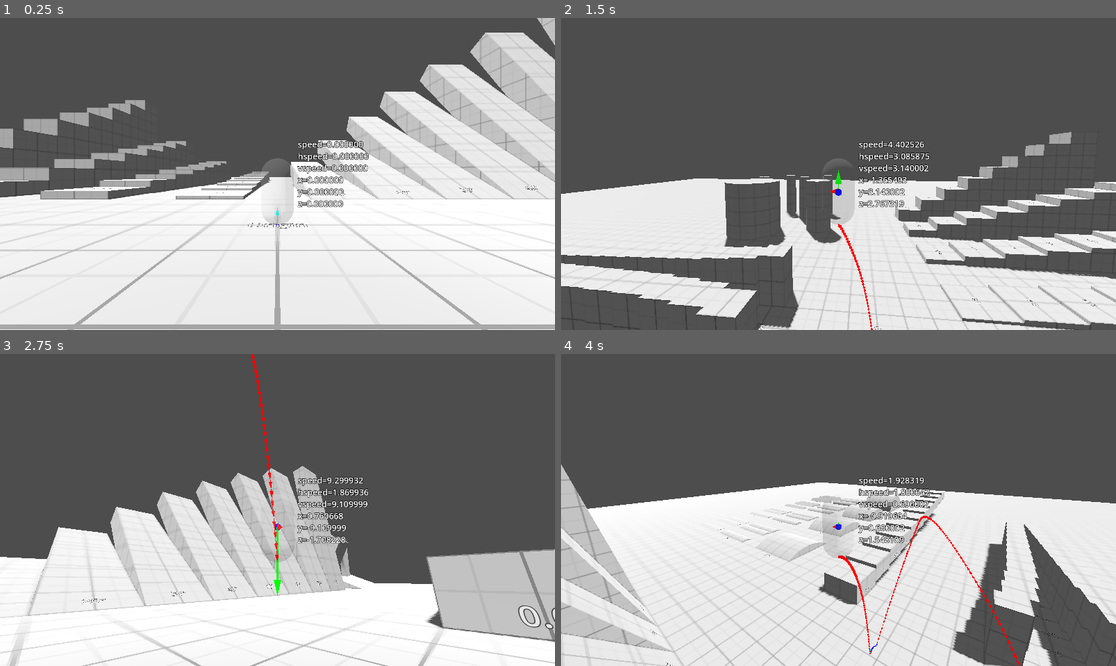
Above: before the commit, frames 1-4 (two rows, left to right).
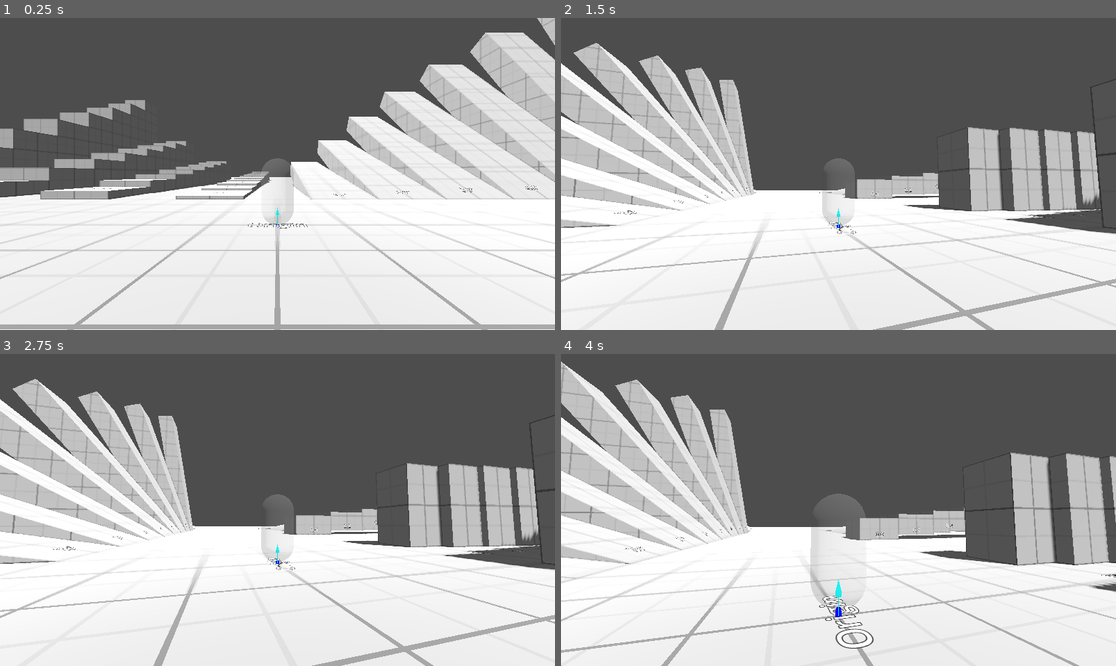
Above: after the commit, the same moments.

Repository: aylanonsense/godot-third-person
Game: Godot game, scene res://main.tscn
Same seed, same stepped clock (60 frames per second), same inputs: the game is played once before the commit and once after it.
Inputs (mouse positions are in pixels of both pictures, inside the frame that each line leads up to):
- Up to frame 1 (0.25 s): no input
- Up to frame 2 (1.5 s): tap Enter at 0.5 s; move the mouse to (866, 174) at 0.52 s; hold Q (move_camera_down, bound only after the commit) 0.53-1.28 s; hold W (move_forward) from 0.53 s (still down); tap = (frame_step, bound only after the commit) at 0.6 s; tap Space (jump) at 0.77, 1.07 s; move the mouse to (810, 174) at 1.27 s; tap Q (move_camera_down, bound only after the commit) at 1.35 s
- Up to frame 3 (2.75 s): keep holding W (move_forward); tap Space (jump) at 1.52, 1.82 s; tap E (move_camera_up, bound only after the commit) at 1.55 s; move the mouse to (288, 503) at 2.02 s; hold E (move_camera_up, bound only after the commit) from 2.03 s (still down); tap Alt (slow_camera_down, bound only after the commit) at 2.3 s
- Up to frame 4 (4 s): keep holding W (move_forward); move the mouse to (832, 516) at 2.77 s; release E (move_camera_up, bound only after the commit) at 2.78 s; tap Alt (slow_camera_down, bound only after the commit) at 2.85 s; tap Space (jump) at 3.02, 3.32, 3.77 s; tap Shift (speed_camera_up, bound only after the commit) at 3.05 s; move the mouse to (877, 513) at 3.52 s; hold Shift (speed_camera_up, bound only after the commit) from 3.53 s (still down); tap Tab (toggle_free_look_camera, bound only after the commit) at 3.8 s

The runs differ from the first frame. In frame 1, 0.9% of the frame differs, in the area x 53-67%, y 39-61%; in frame 2, 38%; in frame 3, 38%; in frame 4, 41%, in the area x 0-100%, y 2-100%.

Commit message:
Cleaning up code and providing utilities like switching to a free look camera

Diff:
--- /dev/null
+++ b/free_look_camera_switcher.gd
@@ -0,0 +1,21 @@
+class_name FreeLookCameraSwitcher
+extends Node
+
+
+@export var player_character: PlayerCharacter
+@export var free_look_camera: FreeLookCamera
+@export var pause_on_toggle_free_look_on := false
+@export var unpause_on_toggle_free_look_off := false
+
+
+func _process(_delta: float) -> void:
+	if Input.is_action_just_pressed("toggle_free_look_camera"):
+		if not free_look_camera.current:
+			free_look_camera.make_current()
+			free_look_camera.global_transform = player_character.camera.global_transform
+			if pause_on_toggle_free_look_on:
+				get_tree().paused = true
+		else:
+			player_character.camera.make_current()
+			if unpause_on_toggle_free_look_off:
+				get_tree().paused = false
--- /dev/null
+++ b/free_look_camera_switcher.tscn
@@ -0,0 +1,7 @@
+[gd_scene load_steps=2 format=3 uid="uid://c7bi0pgsgd4we"]
+
+[ext_resource type="Script" path="res://free_look_camera_switcher.gd" id="1_5666v"]
+
+[node name="FreeLookCameraSwitcher" type="Node"]
+process_mode = 3
+script = ExtResource("1_5666v")
--- a/main.tscn
+++ b/main.tscn
@@ -1,9 +1,7 @@
-[gd_scene load_steps=3 format=3 uid="uid://cm50077b4idx8"]
+[gd_scene load_steps=2 format=3 uid="uid://cm50077b4idx8"]
 
-[ext_resource type="Script" path="res://main.gd" id="1_2dvku"]
 [ext_resource type="PackedScene" uid="uid://dau1hjriwgqw2" path="res://world.tscn" id="1_xwfw3"]
 
 [node name="Main" type="Node"]
-script = ExtResource("1_2dvku")
 
 [node name="World" parent="." instance=ExtResource("1_xwfw3")]
--- a/player_character.gd
+++ b/player_character.gd
@@ -19,15 +19,16 @@
 @export var _move_speed := 5.0
 @export var _mouse_look_sensitivity := 1.0
 @export var _jump_velocity := 10.0
-@export_range(0.0, 90.0, 0.001, "radians") var _max_floor_angle := 45.0 * PI / 180.0
-@export_range(0.0, 180.0, 0.001, "radians") var _min_wall_angle := 80.0 * PI / 180.0
-@export_range(0.0, 180.0, 0.001, "radians") var _max_wall_angle := 135.0 * PI / 180.0
-
+@export_range(0.0, 90.0, 0.001, "radians") var _max_floor_angle := deg_to_rad(45.0)
+@export_range(0.0, 180.0, 0.001, "radians") var _min_wall_angle := deg_to_rad(80.0)
+@export_range(0.0, 180.0, 0.001, "radians") var _max_wall_angle := deg_to_rad(135.0)
+
+@onready var camera := %Camera as Camera3D
 @onready var _collision_shape := %CollisionShape3D as CollisionShape3D
 @onready var _look_yaw_pivot := %LookYawPivot as Node3D
 @onready var _look_pitch_pivot := %LookPitchPivot as Node3D
 @onready var _floor_snap_edge_cast := %FloorSnapEdgeCast as RayCast3D
-@onready var _debug_label := %DebugLabel as Label3D
+#@onready var _debug_label := %DebugLabel as Label3D
 
 # Bases and vectors
 var _up: Vector3 # The character's up vector
@@ -67,7 +68,7 @@
 
 func _input(event: InputEvent) -> void:
 	# Use the mouse to look around
-	if event is InputEventMouseMotion and Input.mouse_mode == Input.MOUSE_MODE_CAPTURED:
+	if event is InputEventMouseMotion and Input.mouse_mode == Input.MOUSE_MODE_CAPTURED and camera.current:
 		var look_change := Vector2(event.relative.x, -event.relative.y) * _mouse_look_sensitivity # -x = look left / +x = look right / -y = look down / +y = look up
 		# Look left/right
 		_look_yaw_pivot.rotation_degrees.y -= look_change.x
@@ -91,7 +92,7 @@
 		_was_previously_on_floor = false
 		_previous_floor_normal = Vector3.ZERO
 	# Check for jump
-	_just_jumped = _is_on_floor and Input.is_action_just_pressed("jump")
+	_just_jumped = _is_on_floor and Input.is_action_just_pressed("jump") and camera.current
 	if _just_jumped:
 		_is_on_floor = false
 		_floor_normal = Vector3.ZERO
@@ -100,7 +101,7 @@
 	_calculate_and_set_bases_and_vectors()
 	# Apply move input to velocity
 	var move_percent := 0.10 if _is_on_floor else 0.01
-	var move_input := Input.get_vector("move_left", "move_right", "move_backward", "move_forward") # Max 1.0 length
+	var move_input := Input.get_vector("move_left", "move_right", "move_backward", "move_forward") if camera.current else Vector2.ZERO # Max 1.0 length
 	var move_basis_velocity := _inverse_move_basis * velocity # Velocity taking into account the slope of the floor (if grounded)
 	move_basis_velocity.x = lerpf(move_basis_velocity.x, _move_speed * move_input.x, move_percent)
 	move_basis_velocity.z = lerpf(move_basis_velocity.z, _move_speed * -move_input.y, move_percent)
@@ -286,14 +287,7 @@
 	else:
 		color = Color.RED
 	DebugArrowDrawer.draw_arrow_between(previous_global_position, global_position, color, 0.5, 10.0)
-	var move_basis_velocity := _inverse_move_basis * velocity
-	_velocity_move_basis_x_debug_arrow.direction = _move_basis.x * MathUtils.sign_or_1(move_basis_velocity.x)
-	_velocity_move_basis_y_debug_arrow.direction = _move_basis.y * MathUtils.sign_or_1(move_basis_velocity.y)
-	_velocity_move_basis_z_debug_arrow.direction = _move_basis.z * MathUtils.sign_or_1(move_basis_velocity.z)
-	_velocity_move_basis_x_debug_arrow.length = 0.1 * abs(move_basis_velocity.x)
-	_velocity_move_basis_y_debug_arrow.length = 0.1 * abs(move_basis_velocity.y)
-	_velocity_move_basis_z_debug_arrow.length = 0.1 * abs(move_basis_velocity.z)
-	_velocity_move_basis_x_debug_arrow.visible = not is_zero_approx(move_basis_velocity.x)
-	_velocity_move_basis_y_debug_arrow.visible = not is_zero_approx(move_basis_velocity.y)
-	_velocity_move_basis_z_debug_arrow.visible = not is_zero_approx(move_basis_velocity.z)
-	_debug_label.text = "speed=%f\nhspeed=%f\nvspeed=%f\nx=%f\ny=%f\nz=%f" % [move_basis_velocity.length(), Vector3(move_basis_velocity.x, 0.0, move_basis_velocity.z).length(), absf(move_basis_velocity.y), move_basis_velocity.x, move_basis_velocity.y, move_basis_velocity.z]
+
+
+func _get_global_center_position() -> Vector3:
+	return global_position + 0.5 * _collider_height * _up
--- a/player_character.tscn
+++ b/player_character.tscn
@@ -30,9 +30,17 @@
 [node name="LookPitchPivot" type="Node3D" parent="LookYawPivot"]
 unique_name_in_owner = true
 
+[node name="SpringArm3D" type="SpringArm3D" parent="LookYawPivot/LookPitchPivot"]
+spring_length = 3.0
+
+[node name="Camera" type="Camera3D" parent="LookYawPivot/LookPitchPivot/SpringArm3D"]
+unique_name_in_owner = true
+transform = Transform3D(1, 0, 0, 0, 1, 0, 0, 0, 1, 0, 0, 3)
+
 [node name="DebugLabel" type="Label3D" parent="LookYawPivot/LookPitchPivot"]
 unique_name_in_owner = true
 transform = Transform3D(1, 0, 0, 0, 1, 0, 0, 0, 1, 0.3, 0, 0)
+visible = false
 text = "speed=0.0
 hspeed=0.0
 vspeed=0.0
@@ -43,15 +51,8 @@
 outline_size = 5
 horizontal_alignment = 0
 
-[node name="SpringArm3D" type="SpringArm3D" parent="LookYawPivot/LookPitchPivot"]
-spring_length = 3.0
-
-[node name="Camera3D" type="Camera3D" parent="LookYawPivot/LookPitchPivot/SpringArm3D"]
-transform = Transform3D(1, 0, 0, 0, 1, 0, 0, 0, 1, 0, 0, 3)
-
 [node name="FloorSnapEdgeCast" type="RayCast3D" parent="."]
 unique_name_in_owner = true
-transform = Transform3D(1, 0, 0, 0, 1, 0, 0, 0, 1, 0, 0, 0)
 enabled = false
 target_position = Vector3(0, -0.2, 0)
 hit_back_faces = false
--- a/project.godot
+++ b/project.godot
@@ -17,6 +17,9 @@
 [autoload]
 
 DebugArrowDrawer="*res://utils/debug_arrow_drawer.tscn"
+Quitter="*res://utils/quitter.tscn"
+MouseLockManager="*res://utils/mouse_lock_manager.tscn"
+FrameByFrameManager="*res://utils/frame_by_frame_manager.tscn"
 
 [debug]
 
@@ -61,12 +64,68 @@
 toggle_mouse_lock={
 "deadzone": 0.5,
 "events": [Object(InputEventMouseButton,"resource_local_to_scene":false,"resource_name":"","device":-1,"window_id":0,"a …(253 unchanged characters)…
-, Object(InputEventKey,"resource_local_to_scene":false,"resource_name":"","device":-1,"window_id":0,"alt_pressed":false,"shift_pressed":false,"ctrl_pressed":false,"meta_pressed":false,"pressed":false,"keycode":0,"physical_keycode":4194306,"key_label":0,"unicode":0,"location":0,"echo":false,"script":null)
 ]
 }
 quit={
 "deadzone": 0.5,
 "events": [Object(InputEventKey,"resource_local_to_scene":false,"resource_name":"","device":-1,"window_id":0,"alt_press …(195 unchanged characters)…
+]
+}
+pause={
+"deadzone": 0.5,
+"events": [Object(InputEventKey,"resource_local_to_scene":false,"resource_name":"","device":-1,"window_id":0,"alt_pressed":false,"shift_pressed":false,"ctrl_pressed":false,"meta_pressed":false,"pressed":false,"keycode":0,"physical_keycode":80,"key_label":0,"unicode":112,"location":0,"echo":false,"script":null)
+]
+}
+frame_step={
+"deadzone": 0.5,
+"events": [Object(InputEventKey,"resource_local_to_scene":false,"resource_name":"","device":-1,"window_id":0,"alt_pressed":false,"shift_pressed":false,"ctrl_pressed":false,"meta_pressed":false,"pressed":false,"keycode":0,"physical_keycode":61,"key_label":0,"unicode":61,"location":0,"echo":false,"script":null)
+]
+}
+move_camera_forward={
+"deadzone": 0.5,
+"events": [Object(InputEventKey,"resource_local_to_scene":false,"resource_name":"","device":-1,"window_id":0,"alt_pressed":false,"shift_pressed":false,"ctrl_pressed":false,"meta_pressed":false,"pressed":false,"keycode":0,"physical_keycode":87,"key_label":0,"unicode":119,"location":0,"echo":false,"script":null)
+]
+}
+move_camera_backward={
+"deadzone": 0.5,
+"events": [Object(InputEventKey,"resource_local_to_scene":false,"resource_name":"","device":-1,"window_id":0,"alt_pressed":false,"shift_pressed":false,"ctrl_pressed":false,"meta_pressed":false,"pressed":false,"keycode":0,"physical_keycode":83,"key_label":0,"unicode":115,"location":0,"echo":false,"script":null)
+]
+}
+move_camera_left={
+"deadzone": 0.5,
+"events": [Object(InputEventKey,"resource_local_to_scene":false,"resource_name":"","device":-1,"window_id":0,"alt_pressed":false,"shift_pressed":false,"ctrl_pressed":false,"meta_pressed":false,"pressed":false,"keycode":0,"physical_keycode":65,"key_label":0,"unicode":97,"location":0,"echo":false,"script":null)
+]
+}
+move_camera_right={
+"deadzone": 0.5,
+"events": [Object(InputEventKey,"resource_local_to_scene":false,"resource_name":"","device":-1,"window_id":0,"alt_pressed":false,"shift_pressed":false,"ctrl_pressed":false,"meta_pressed":false,"pressed":false,"keycode":0,"physical_keycode":68,"key_label":0,"unicode":100,"location":0,"echo":false,"script":null)
+]
+}
+move_camera_up={
+"deadzone": 0.5,
+"events": [Object(InputEventKey,"resource_local_to_scene":false,"resource_name":"","device":-1,"window_id":0,"alt_pressed":false,"shift_pressed":false,"ctrl_pressed":false,"meta_pressed":false,"pressed":false,"keycode":0,"physical_keycode":69,"key_label":0,"unicode":101,"location":0,"echo":false,"script":null)
+, Object(InputEventKey,"resource_local_to_scene":false,"resource_name":"","device":-1,"window_id":0,"alt_pressed":false,"shift_pressed":false,"ctrl_pressed":false,"meta_pressed":false,"pressed":false,"keycode":0,"physical_keycode":32,"key_label":0,"unicode":32,"location":0,"echo":false,"script":null)
+]
+}
+move_camera_down={
+"deadzone": 0.5,
+"events": [Object(InputEventKey,"resource_local_to_scene":false,"resource_name":"","device":-1,"window_id":0,"alt_pressed":false,"shift_pressed":false,"ctrl_pressed":false,"meta_pressed":false,"pressed":false,"keycode":0,"physical_keycode":81,"key_label":0,"unicode":113,"location":0,"echo":false,"script":null)
+, Object(InputEventKey,"resource_local_to_scene":false,"resource_name":"","device":-1,"window_id":0,"alt_pressed":false,"shift_pressed":false,"ctrl_pressed":false,"meta_pressed":false,"pressed":false,"keycode":0,"physical_keycode":4194326,"key_label":0,"unicode":0,"location":0,"echo":false,"script":null)
+]
+}
+speed_camera_up={
+"deadzone": 0.5,
+"events": [Object(InputEventKey,"resource_local_to_scene":false,"resource_name":"","device":-1,"window_id":0,"alt_pressed":false,"shift_pressed":false,"ctrl_pressed":false,"meta_pressed":false,"pressed":false,"keycode":0,"physical_keycode":4194325,"key_label":0,"unicode":0,"location":0,"echo":false,"script":null)
+]
+}
+slow_camera_down={
+"deadzone": 0.5,
+"events": [Object(InputEventKey,"resource_local_to_scene":false,"resource_name":"","device":-1,"window_id":0,"alt_pressed":false,"shift_pressed":false,"ctrl_pressed":false,"meta_pressed":false,"pressed":false,"keycode":0,"physical_keycode":4194328,"key_label":0,"unicode":0,"location":0,"echo":false,"script":null)
+]
+}
+toggle_free_look_camera={
+"deadzone": 0.5,
+"events": [Object(InputEventKey,"resource_local_to_scene":false,"resource_name":"","device":-1,"window_id":0,"alt_pressed":false,"shift_pressed":false,"ctrl_pressed":false,"meta_pressed":false,"pressed":false,"keycode":0,"physical_keycode":4194306,"key_label":0,"unicode":0,"location":0,"echo":false,"script":null)
 ]
 }
 
--- a/utils/debug_arrow.gd
+++ b/utils/debug_arrow.gd
@@ -30,6 +30,10 @@
 		if not Engine.is_editor_hint():
 			_needs_to_reset_death_timer = true
 			_try_resetting_death_timer()
+@export var frame_duration := -1:
+	set(value):
+		frame_duration = value
+		_frames_until_death = value
 @export var length := 1.0:
 	get:
 		if _needs_to_apply_length:
@@ -111,6 +115,7 @@
 var _needs_to_apply_color := false
 var _target_color := Color.WHITE
 var _needs_to_reset_death_timer := false
+var _frames_until_death := -1
 
 
 func _ready():
@@ -125,6 +130,13 @@
 
 func _process(_delta: float) -> void:
 	_refresh()
+
+
+func _physics_process(_delta: float) -> void:
+	if temporary and _frames_until_death >= 0:
+		_frames_until_death -= 1
+		if _frames_until_death <= 0:
+			queue_free()
 
 
 func _refresh() -> void:
@@ -210,3 +222,5 @@
 	match property.name:
 		"duration":
 			property.usage = PROPERTY_USAGE_DEFAULT if temporary else PROPERTY_USAGE_NO_EDITOR
+		"frame_duration":
+			property.usage = PROPERTY_USAGE_DEFAULT if temporary else PROPERTY_USAGE_NO_EDITOR
--- a/utils/debug_arrow_drawer.gd
+++ b/utils/debug_arrow_drawer.gd
@@ -15,6 +15,10 @@
 	return draw_arrow_between(pos, pos + normal, color, thickness, duration, parent)
 
 
+func draw_arrow_for_frames(pos: Vector3, normal: Vector3, color := Color.WHITE, thickness = 1.0, frame_duration: int = -1, parent: Node = null) -> DebugArrow:
+	return draw_arrow_between_for_frames(pos, pos + normal, color, thickness, frame_duration, parent)
+
+
 func draw_arrow_between(from: Vector3, to: Vector3, color := Color.WHITE, thickness = 1.0, duration: float = -1.0, parent: Node = null) -> DebugArrow:
 	var debug_arrow := debug_arrow_scene.instantiate() as DebugArrow
 	debug_arrow.tail_position = from
@@ -28,3 +32,17 @@
 	else:
 		add_child(debug_arrow)
 	return debug_arrow
+
+func draw_arrow_between_for_frames(from: Vector3, to: Vector3, color := Color.WHITE, thickness = 1.0, frame_duration: int = -1, parent: Node = null) -> DebugArrow:
+	var debug_arrow := debug_arrow_scene.instantiate() as DebugArrow
+	debug_arrow.tail_position = from
+	debug_arrow.head_position = to
+	debug_arrow.color = color
+	debug_arrow.thickness = thickness
+	debug_arrow.temporary = frame_duration >= 0
+	debug_arrow.frame_duration = frame_duration
+	if parent:
+		parent.add_child(debug_arrow)
+	else:
+		add_child(debug_arrow)
+	return debug_arrow
--- /dev/null
+++ b/utils/frame_by_frame_manager.gd
@@ -0,0 +1,24 @@
+# Autoloaded as FrameByFrameManager
+extends Node
+
+
+var _is_advancing_one_physics_tick := false
+var _has_advanced_one_physics_tick := false
+
+
+func _process(_delta: float) -> void:
+	if Input.is_action_just_pressed("pause"):
+		get_tree().paused = not get_tree().paused
+	elif Input.is_action_just_pressed("frame_step"):
+		_is_advancing_one_physics_tick = true
+		_has_advanced_one_physics_tick = false
+		get_tree().paused = false
+	elif _is_advancing_one_physics_tick and _has_advanced_one_physics_tick:
+		_is_advancing_one_physics_tick = false
+		_has_advanced_one_physics_tick = false
+		get_tree().paused = true
+
+
+func _physics_process(_delta: float) -> void:
+	if not get_tree().paused:
+		_has_advanced_one_physics_tick = true
--- /dev/null
+++ b/utils/frame_by_frame_manager.tscn
@@ -0,0 +1,7 @@
+[gd_scene load_steps=2 format=3 uid="uid://i4css5475vxy"]
+
+[ext_resource type="Script" path="res://utils/frame_by_frame_manager.gd" id="1_8q1ju"]
+
+[node name="FrameByFrameManager" type="Node"]
+process_mode = 3
+script = ExtResource("1_8q1ju")
--- /dev/null
+++ b/utils/free_look_camera.gd
@@ -0,0 +1,51 @@
+class_name FreeLookCamera
+extends Camera3D
+
+
+const SLOW_MOVE_SPEED := 0.875
+const NORMAL_MOVE_SPEED := 2.5
+const FAST_MOVE_SPEED := 7.5
+
+@export var move_speed := 1.0
+@export var mouse_look_sensitivity := 1.0
+
+
+func _input(event: InputEvent) -> void:
+	# Look with the mouse
+	if event is InputEventMouseMotion and Input.mouse_mode == Input.MOUSE_MODE_CAPTURED and current:
+		var look_change := Vector2(event.relative.x, -event.relative.y) * mouse_look_sensitivity
+		rotation_degrees = Vector3(
+			clampf(rotation_degrees.x + look_change.y, -90.0, 90.0),
+			rotation_degrees.y - look_change.x,
+			0.0
+		)
+
+
+func _process(delta: float) -> void:
+	if not current:
+		return
+	# Figure out 3D camera move input
+	var camera_move_input := Vector3.ZERO
+	if Input.is_action_pressed("move_camera_forward"):
+		camera_move_input += Vector3.FORWARD
+	if Input.is_action_pressed("move_camera_backward"):
+		camera_move_input += Vector3.BACK
+	if Input.is_action_pressed("move_camera_left"):
+		camera_move_input += Vector3.LEFT
+	if Input.is_action_pressed("move_camera_right"):
+		camera_move_input += Vector3.RIGHT
+	if Input.is_action_pressed("move_camera_up"):
+		camera_move_input += Vector3.UP
+	if Input.is_action_pressed("move_camera_down"):
+		camera_move_input += Vector3.DOWN
+	camera_move_input = camera_move_input.normalized()
+	# Figure out move speed
+	var modified_move_speed := move_speed
+	if Input.is_action_pressed("speed_camera_up") and not Input.is_action_pressed("slow_camera_down"):
+		modified_move_speed *= FAST_MOVE_SPEED
+	elif Input.is_action_pressed("slow_camera_down") and not Input.is_action_pressed("speed_camera_up"):
+		modified_move_speed *= SLOW_MOVE_SPEED
+	else:
+		modified_move_speed *= NORMAL_MOVE_SPEED
+	# Move the camera
+	translate(modified_move_speed * camera_move_input * delta)
--- /dev/null
+++ b/utils/free_look_camera.tscn
@@ -0,0 +1,7 @@
+[gd_scene load_steps=2 format=3 uid="uid://ds8d0xv78tht6"]
+
+[ext_resource type="Script" path="res://utils/free_look_camera.gd" id="1_cduk0"]
+
+[node name="FreeLookCamera" type="Camera3D"]
+process_mode = 3
+script = ExtResource("1_cduk0")
--- a/utils/math_utils.gd
+++ b/utils/math_utils.gd
@@ -32,3 +32,11 @@
 
 static func to_local_direction(node: Node3D, global_direction: Vector3) -> Vector3:
 	return node.to_local(node.global_position + global_direction)
+
+
+static func get_any_perpendicular_vector(vector: Vector3) -> Vector3:
+	var angle_to_up := vector.angle_to(Vector3.UP)
+	if angle_to_up < 15.0 or angle_to_up > 165.0:
+		return vector.cross(Vector3.FORWARD)
+	else:
+		return vector.cross(Vector3.UP)
--- a/main.gd
+++ b/utils/mouse_lock_manager.gd
@@ -1,4 +1,4 @@
-class_name Main
+# Autoloaded as MouseLockManager
 extends Node
 
 
@@ -9,5 +9,3 @@
 func _process(_delta: float) -> void:
 	if Input.is_action_just_pressed("toggle_mouse_lock"):
 		Input.mouse_mode = Input.MOUSE_MODE_VISIBLE if Input.mouse_mode == Input.MOUSE_MODE_CAPTURED else Input.MOUSE_MODE_CAPTURED
-	if Input.is_action_just_pressed("quit"):
-		get_tree().quit()
--- /dev/null
+++ b/utils/mouse_lock_manager.tscn
@@ -0,0 +1,7 @@
+[gd_scene load_steps=2 format=3 uid="uid://bycgeajja2sd0"]
+
+[ext_resource type="Script" path="res://utils/mouse_lock_manager.gd" id="1_pll26"]
+
+[node name="MouseLockManager" type="Node"]
+process_mode = 3
+script = ExtResource("1_pll26")
--- /dev/null
+++ b/utils/quitter.gd
@@ -0,0 +1,7 @@
+# Autoloaded as Quitter
+extends Node
+
+
+func _process(_delta: float) -> void:
+	if Input.is_action_just_pressed("quit"):
+		get_tree().quit()
--- /dev/null
+++ b/utils/quitter.tscn
@@ -0,0 +1,7 @@
+[gd_scene load_steps=2 format=3 uid="uid://dfx4g2fvgg7xh"]
+
+[ext_resource type="Script" path="res://utils/quitter.gd" id="1_vklgt"]
+
+[node name="Quitter" type="Node"]
+process_mode = 3
+script = ExtResource("1_vklgt")
--- a/world.tscn
+++ b/world.tscn
@@ -1,7 +1,9 @@
-[gd_scene load_steps=6 format=3 uid="uid://dau1hjriwgqw2"]
+[gd_scene load_steps=8 format=3 uid="uid://dau1hjriwgqw2"]
 
-[ext_resource type="PackedScene" uid="uid://csxholeufkeh5" path="res://player_character.tscn" id="1_r378l"]
+[ext_resource type="PackedScene" uid="uid://ds8d0xv78tht6" path="res://utils/free_look_camera.tscn" id="2_a8ua5"]
+[ext_resource type="PackedScene" uid="uid://csxholeufkeh5" path="res://player_character.tscn" id="2_at347"]
 [ext_resource type="PackedScene" uid="uid://s2ctfk2kgp7b" path="res://test_geometry.tscn" id="2_jp6cj"]
+[ext_resource type="PackedScene" uid="uid://c7bi0pgsgd4we" path="res://free_look_camera_switcher.tscn" id="4_8a8xu"]
 
 [sub_resource type="ProceduralSkyMaterial" id="ProceduralSkyMaterial_s5f6h"]
 sky_horizon_color = Color(0.64625, 0.65575, 0.67075, 1)
@@ -24,7 +26,14 @@
 light_energy = 0.3
 shadow_enabled = true
 
-[node name="PlayerCharacter" parent="." instance=ExtResource("1_r378l")]
-_max_floor_angle = 0.787143
+[node name="TestGeometry" parent="." instance=ExtResource("2_jp6cj")]
 
-[node name="TestGeometry" parent="." instance=ExtResource("2_jp6cj")]
+[node name="PlayerCharacter" parent="." instance=ExtResource("2_at347")]
+
+[node name="FreeLookCamera" parent="." instance=ExtResource("2_a8ua5")]
+transform = Transform3D(1, 0, 0, 0, 1, 0, 0, 0, 1, 0, 1, 0)
+
+[node name="FreeLookCameraSwitcher" parent="." node_paths=PackedStringArray("player_character", "free_look_camera") instance=ExtResource("4_8a8xu")]
+player_character = NodePath("../PlayerCharacter")
+free_look_camera = NodePath("../FreeLookCamera")
+pause_on_toggle_free_look_on = true
Not shown: 3 places in utils/debug_arrow.tscn that only renumber resources
